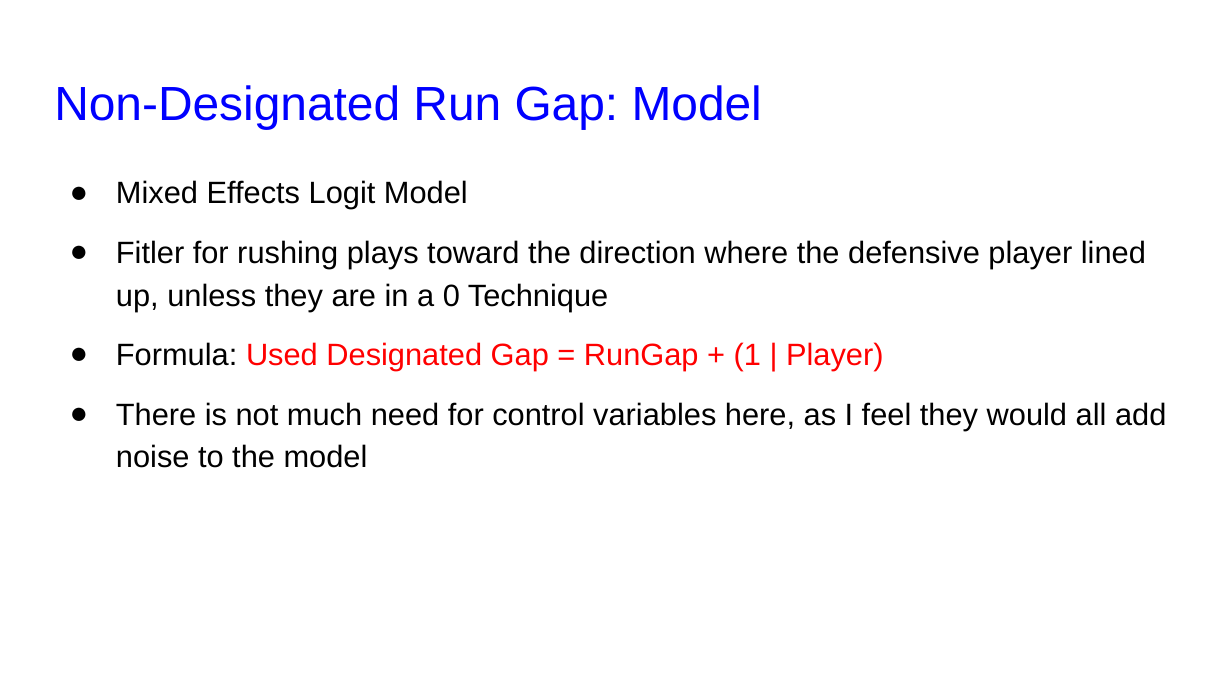
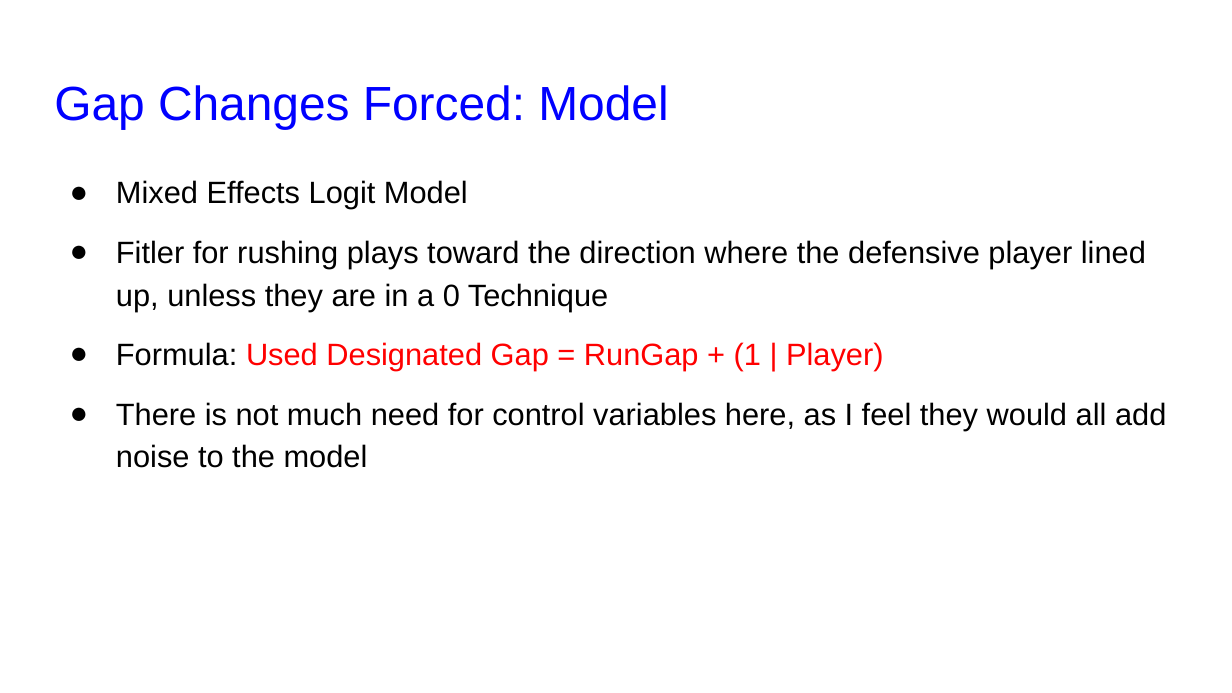
Before and after one commit to SportsInfoSolutions/AnalyticsChallenge2020, a slide deck: slide 26 of Submissions/SIS_Challenge.pptx (slide 25 before the commit). Drawn at 1232x693 pixels with LibreOffice and Linux fonts; fonts in the diff are those of the drawing. Boxes give left, top, right and bottom in pixels: in the first picture for what was removed or moved away, otherwise in the second. Text is boxed around its words. In the diff, an @@ line names an element or a change of style, - is before the commit and + after.

```diff
--- a/Submissions/SIS_Challenge.pptx
+++ b/Submissions/SIS_Challenge.pptx
@@ title at box(54, 85, 668, 129): text changed @@
-Non-Designated Run Gap: Model
+Gap Changes Forced: Model
```
Also in this commit, not shown: 7 other slides changed, 3 slides added, 1 slide removed, 1 other file.
